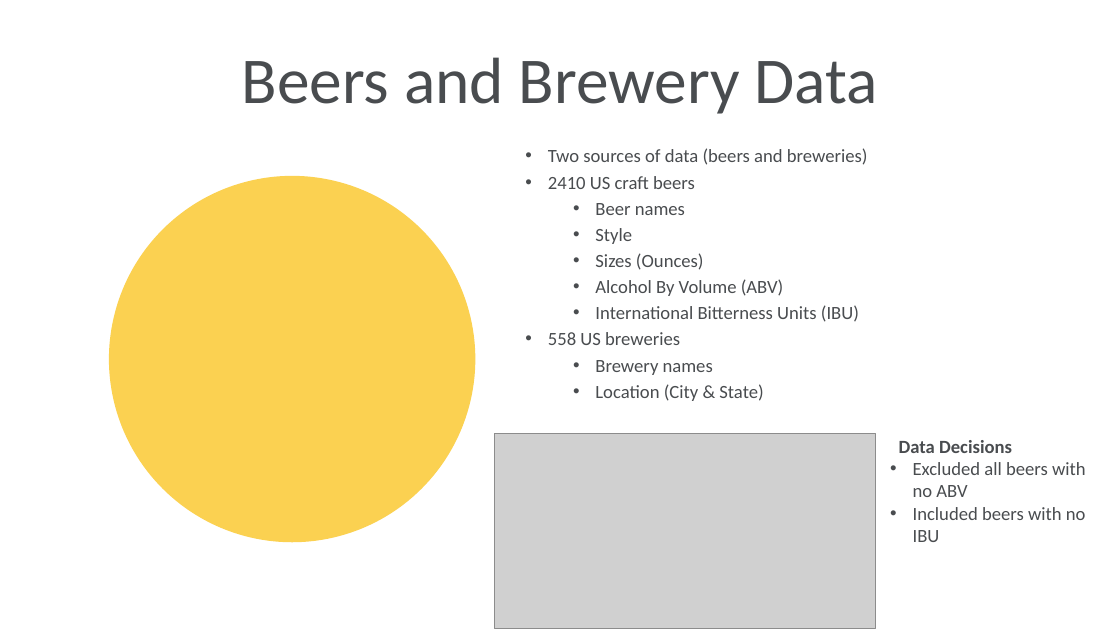
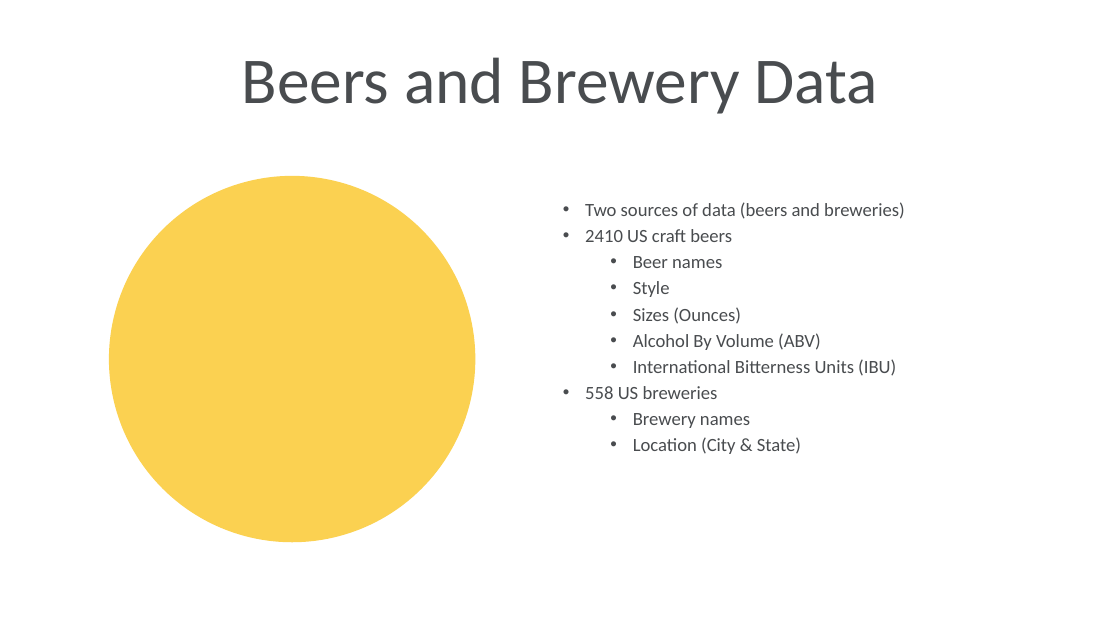
Before and after one commit to tschwebke/DDS6306-Group-Project-1, a slide deck: slide 3 of DS6306 Group Project 1 v2.pptx. Drawn at 1120x630 pixels with LibreOffice and Linux fonts; fonts in the diff are those of the drawing; grey boxes stand for pictures; background and template pictures are left out. Boxes give left, top, right and bottom in pixels: in the first picture for what was removed or moved away, otherwise in the second. Text is boxed around its words. In the diff, an @@ line names an element or a change of style, - is before the commit and + after.

```diff
--- a/DS6306 Group Project 1 v2.pptx
+++ b/DS6306 Group Project 1 v2.pptx
@@ text "Two sources of data (beers ...": place and size @@
-text "Two sources of data (beers ..." at [548,148,868,375]
+text "Two sources of data (beers ..." at [585,202,905,428]
@@ picture removed at [495,433,876,629] @@
@@ text removed at [899,440,1086,542] @@
-Data Decisions
-• Excluded all beers with no ABV
-• Included beers with no IBU
```
Also in this commit, not shown: 5 other slides changed, 1 slide added.
